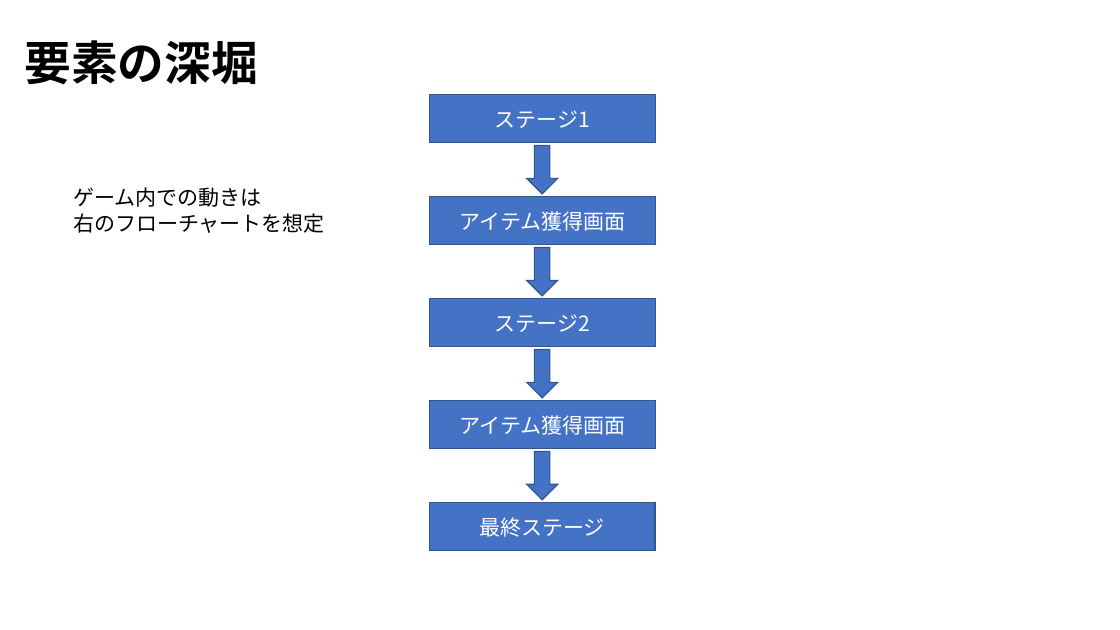
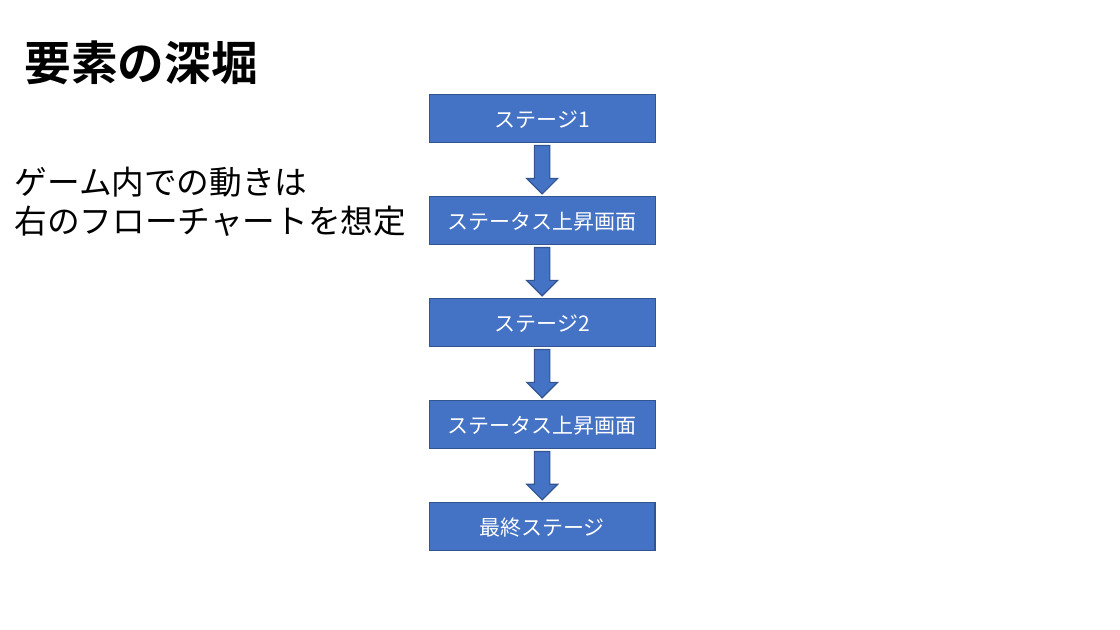
Before and after one commit to YuichiFujita/teamA_20231102, a slide deck: slide 4 of 99_企画書/PPTX/ハクスラ企画書.pptx. Drawn at 1120x630 pixels with LibreOffice and Linux fonts; fonts in the diff are those of the drawing. Boxes give left, top, right and bottom in pixels: in the first picture for what was removed or moved away, otherwise in the second. Text is boxed around its words. In the diff, an @@ line names an element or a change of style, - is before the commit and + after.

```diff
--- a/99_企画書/PPTX/ハクスラ企画書.pptx
+++ b/99_企画書/PPTX/ハクスラ企画書.pptx
@@ text "ゲーム内での動きは": place and size @@
-text "ゲーム内での動きは" at [73, 187, 325, 233]
+text "ゲーム内での動きは" at [15, 166, 406, 236]
@@ text "ゲーム内での動きは" at [15, 166, 406, 236]: size 18 to 28 pt @@
@@ text in rectangle at [448, 211, 637, 231]: text changed @@
-アイテム獲得画面
+ステータス上昇画面
@@ text in rectangle at [448, 415, 637, 435]: text changed @@
-アイテム獲得画面
+ステータス上昇画面
```
Also in this commit, not shown: 4 other slides changed, 1 other file.
